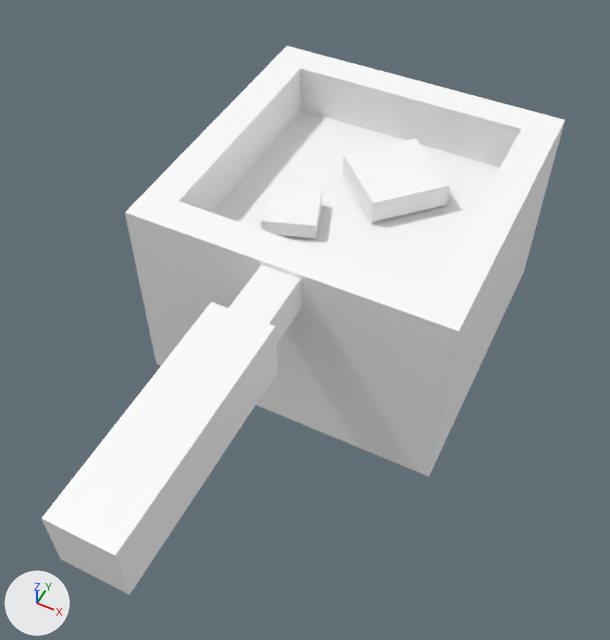
A saved change to the glTF model assets/synty/simple_fantasy_interiors/models/SM_Prop_Pot_02.glb.
One viewpoint serves both versions: a 50 mm lens placed at (0.00477, -0.00902, 0.01398), pointed at (0.00012, 0.00029, 0.00234). The axes (+X, +Y, +Z) are drawn at lower left. The lights are the same throughout.

The first picture shows 'SM_Prop_Pot_02'.
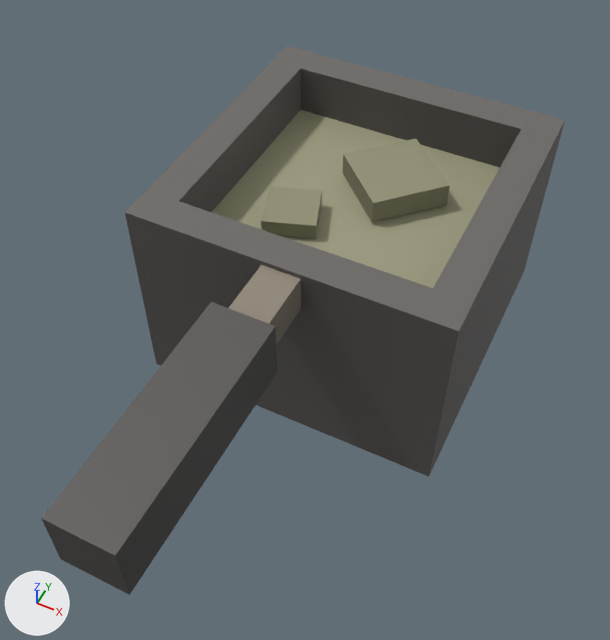
Changed parts and their boxes (x1, y1, x2, y2) in the pictures (610 x 640 px):
'SM_Prop_Pot_02', surface changed (white to grey)
    both: (41, 46, 565, 595)

What changed in the scene script:
```text
Add img_simplefantasyinteriorstexture:
    img_simplefantasyinteriorstexture = load_image('SimpleFantasyInteriorsTexture', '_unpacked/SimpleFantasyInteriorsTexture', 1024, 1024, 'sRGB')
Change mat_lambert1:
    remove mat_lambert1.base_color = (1.0, 1.0, 1.0)  # white #ffffff
    add mat_lambert1.texture = img_simplefantasyinteriorstexture
```
